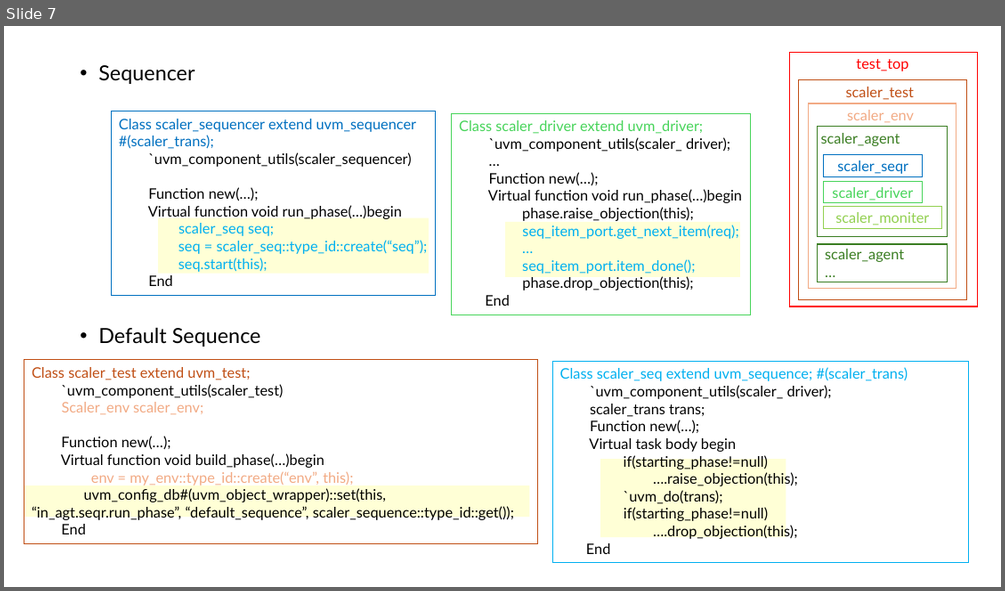
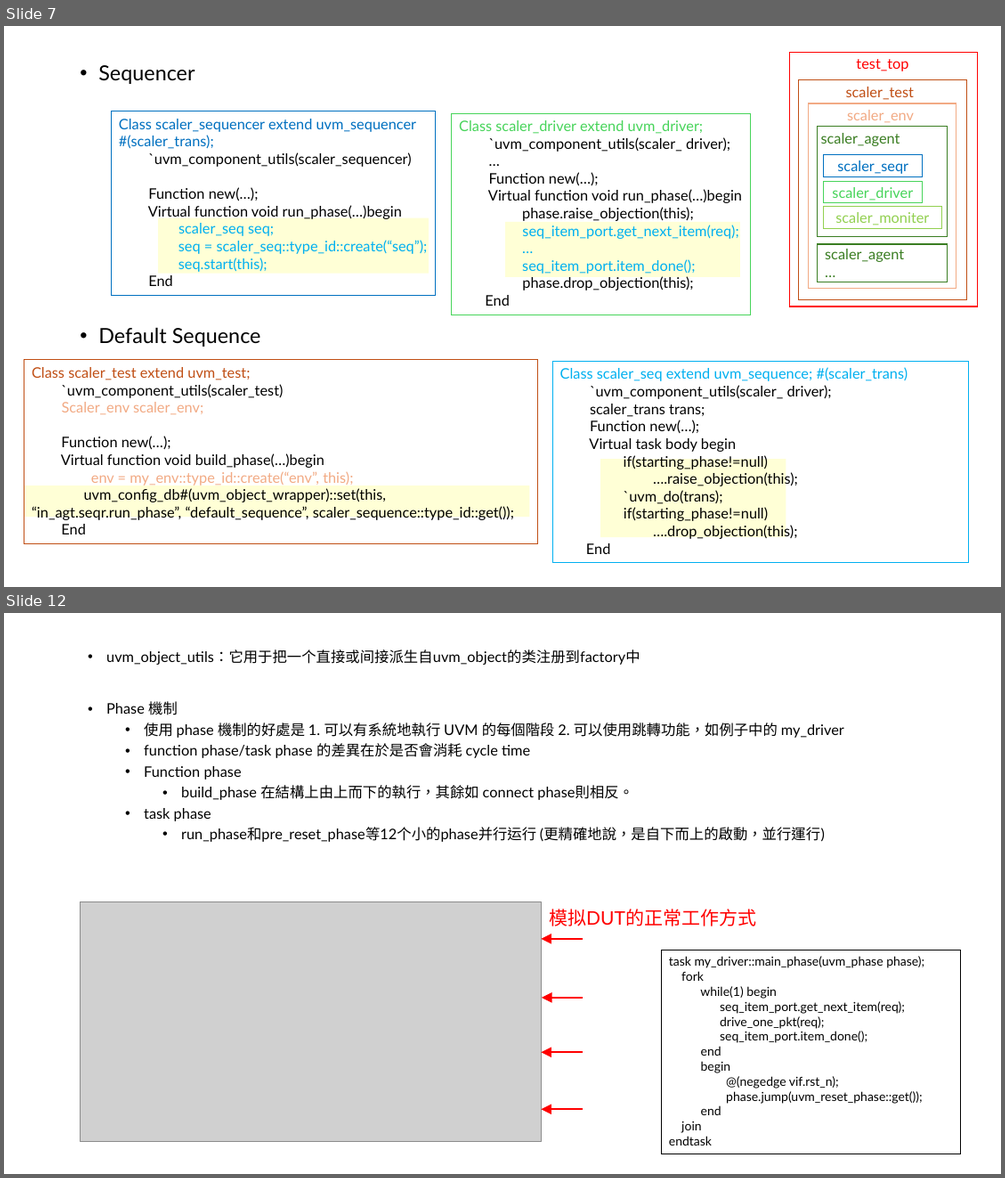
Before and after one commit to KlaudiaZhou/files, a slide deck: 簡報1.pptx. Shown one above the other, each under a label of ours: slide 7 before the commit, slides 7 and 12 after it; the slides between them are not shown. The pictures are 1005x591 and 1005x1178 pixels, drawn with LibreOffice and Linux fonts; fonts in the diff are those of the drawing; grey boxes stand for pictures. Boxes give left, top, right and bottom in pixels: in the first picture for what was removed or moved away, otherwise in the second. Text is boxed around its words. In the diff, an @@ line names an element or a change of style, - is before the commit and + after.

```diff
--- a/簡報1.pptx
+++ b/簡報1.pptx
@@ slide 12 added at (4, 613, 1001, 1174), background #FFFFFF @@
@@ text added at (106, 649, 844, 842), 14 pt, text #000000 @@
+• uvm_object_utils：它用于把一个直接或间接派生自uvm_object的类注册到factory中
+• Phase 機制
+  • 使用 phase 機制的好處是 1. 可以有系統地執行 UVM 的每個階段 2. 可以使用跳轉功能，如例子中的 my_driver
+  • function phase/task phase 的差異在於是否會消耗 cycle time
+  • Function phase
+    • build_phase 在結構上由上而下的執行，其餘如 connect phase則相反。
+  • task phase
+    • run_phase和pre_reset_phase等12个小的phase并行运行 (更精確地說，是自下而上的啟動，並行運行)
@@ picture added at (81, 901, 541, 1141) @@
@@ text added at (549, 908, 756, 926), 18 pt, text #FF0000 @@
+模拟DUT的正常工作方式
@@ arrow added from (582, 939) to (541, 939), #FF0000 1.5 pt @@
@@ rectangle added at (662, 950, 961, 1154), outline #000000 0.75 pt, 12 pt, text #000000 @@
+task my_driver::main_phase(uvm_phase phase);
+fork
+while(1) begin
+seq_item_port.get_next_item(req);
+drive_one_pkt(req);
+seq_item_port.item_done();
+end
+begin
+@(negedge vif.rst_n);
+phase.jump(uvm_reset_phase::get());
+end
+join
+endtask
@@ arrow added from (582, 997) to (542, 997), #FF0000 1.5 pt @@
@@ arrow added from (582, 1052) to (541, 1052), #FF0000 1.5 pt @@
@@ arrow added from (582, 1109) to (541, 1109), #FF0000 1.5 pt @@
```
Also in this commit, not shown: 1 slide changed, 6 other slides added.
